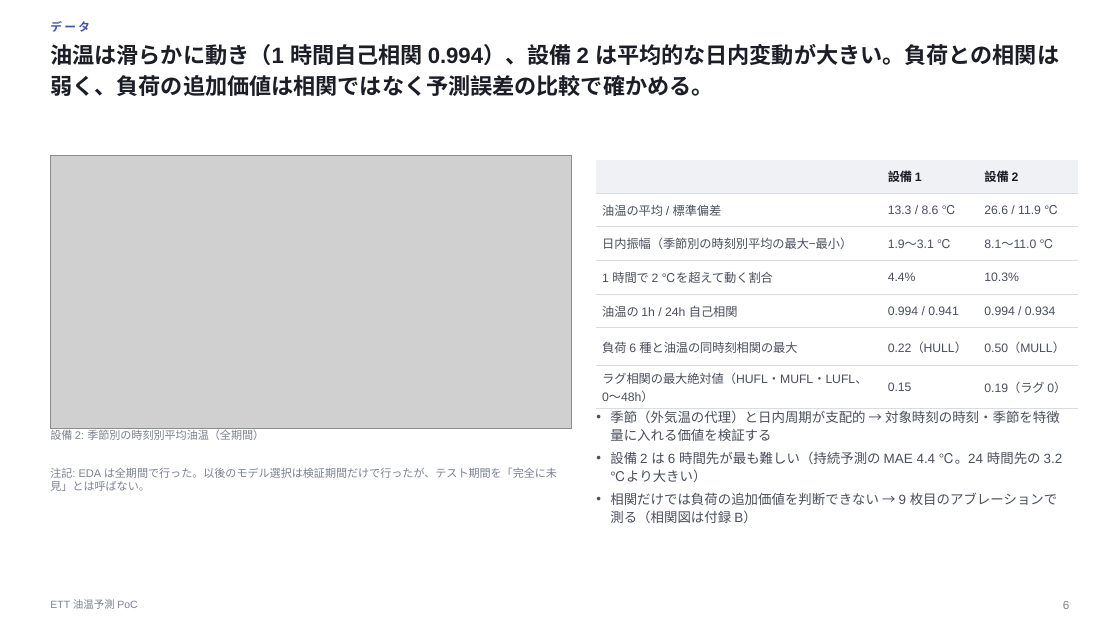
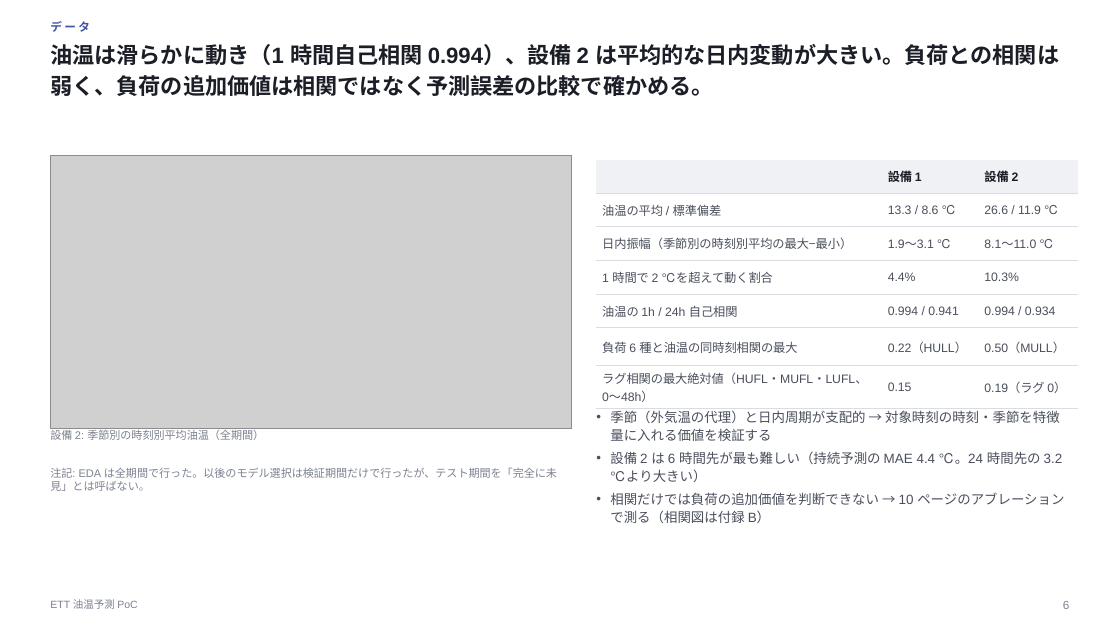
Before and after one commit to HJRKTNG/ett-oil-temperature-poc, a slide deck: slide 6 of reports/slides/ett_oil_temperature_poc.pptx. Drawn at 1120x630 pixels with LibreOffice and Linux fonts; fonts in the diff are those of the drawing; grey boxes stand for pictures. Boxes give left, top, right and bottom in pixels: in the first picture for what was removed or moved away, otherwise in the second. Text is boxed around its words. In the diff, an @@ line names an element or a change of style, - is before the commit and + after.

```diff
--- a/reports/slides/ett_oil_temperature_poc.pptx
+++ b/reports/slides/ett_oil_temperature_poc.pptx
@@ text at (610, 492, 1064, 523): text changed @@
-• 相関だけでは負荷の追加価値を判断できない → 9 枚目のアブレーションで測る（相関図は付録 B）
+• 相関だけでは負荷の追加価値を判断できない → 10 ページのアブレーションで測る（相関図は付録 B）
```
Also in this commit, not shown: 9 other slides changed, 7 other files.
